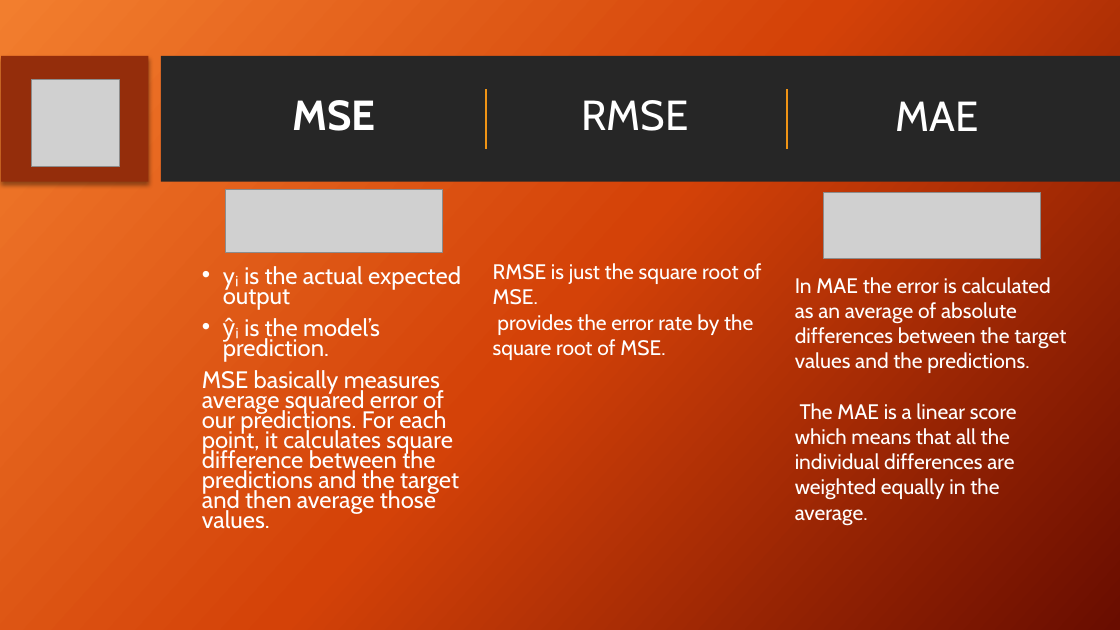
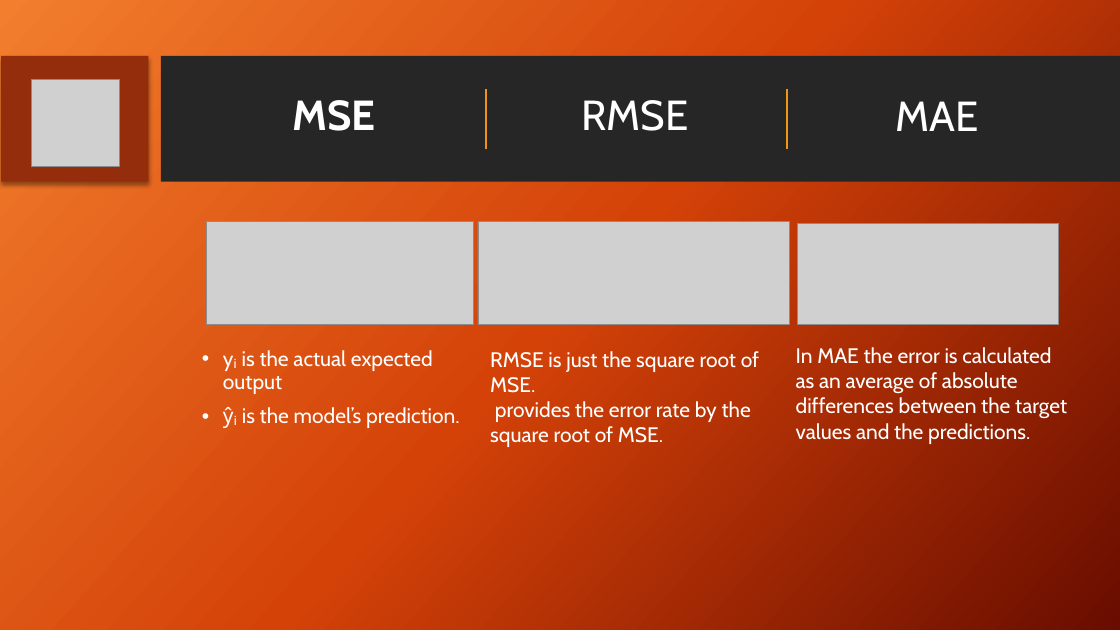
Before and after one commit to ItProject1920/data-science-project, a slide deck: slide 17 of Project Review FINAL.pptx (slide 16 before the commit). Drawn at 1120x630 pixels with LibreOffice and Linux fonts; fonts in the diff are those of the drawing; grey boxes stand for pictures; background and template pictures are left out. Boxes give left, top, right and bottom in pixels: in the first picture for what was removed or moved away, otherwise in the second. Text is boxed around its words. In the diff, an @@ line names an element or a change of style, - is before the commit and + after.

```diff
--- a/Project Review FINAL.pptx
+++ b/Project Review FINAL.pptx
@@ picture removed at [225,189,443,252] @@
@@ picture removed at [823,192,1041,259] @@
@@ picture added at [206,222,474,325] @@
@@ picture added at [478,222,790,324] @@
@@ picture added at [798,223,1059,325] @@
@@ text "In MAE the error is ...": place and size @@
-text "In MAE the error is ..." at [795,277,1066,526]
+text "In MAE the error is ..." at [796,347,1067,444]
@@ text "yᵢ is the actual expected ...": place and size @@
-text "yᵢ is the actual expected ..." at [202,266,461,529]
+text "yᵢ is the actual expected ..." at [223,350,460,428]
@@ text "yᵢ is the actual expected ..." at [223,350,460,428]: size 20.4 to 18 pt; line spacing 0.7 to 0.9 @@
@@ text "RMSE is just the square ...": place and size @@
-text "RMSE is just the square ..." at [493,263,761,360]
+text "RMSE is just the square ..." at [490,351,759,447]
@@ text at [202,370,459,529]: paragraph removed @@
-MSE basically measures average squared error of our predictions. For each point, it calculates square difference between the predictions and the target and then average those values.
@@ text at [795,403,1017,526]: paragraph removed @@
-The MAE is a linear score which means that all the individual differences are weighted equally in the average.
```
Also in this commit, not shown: 10 other slides changed, 2 slides added, 1 slide removed.
